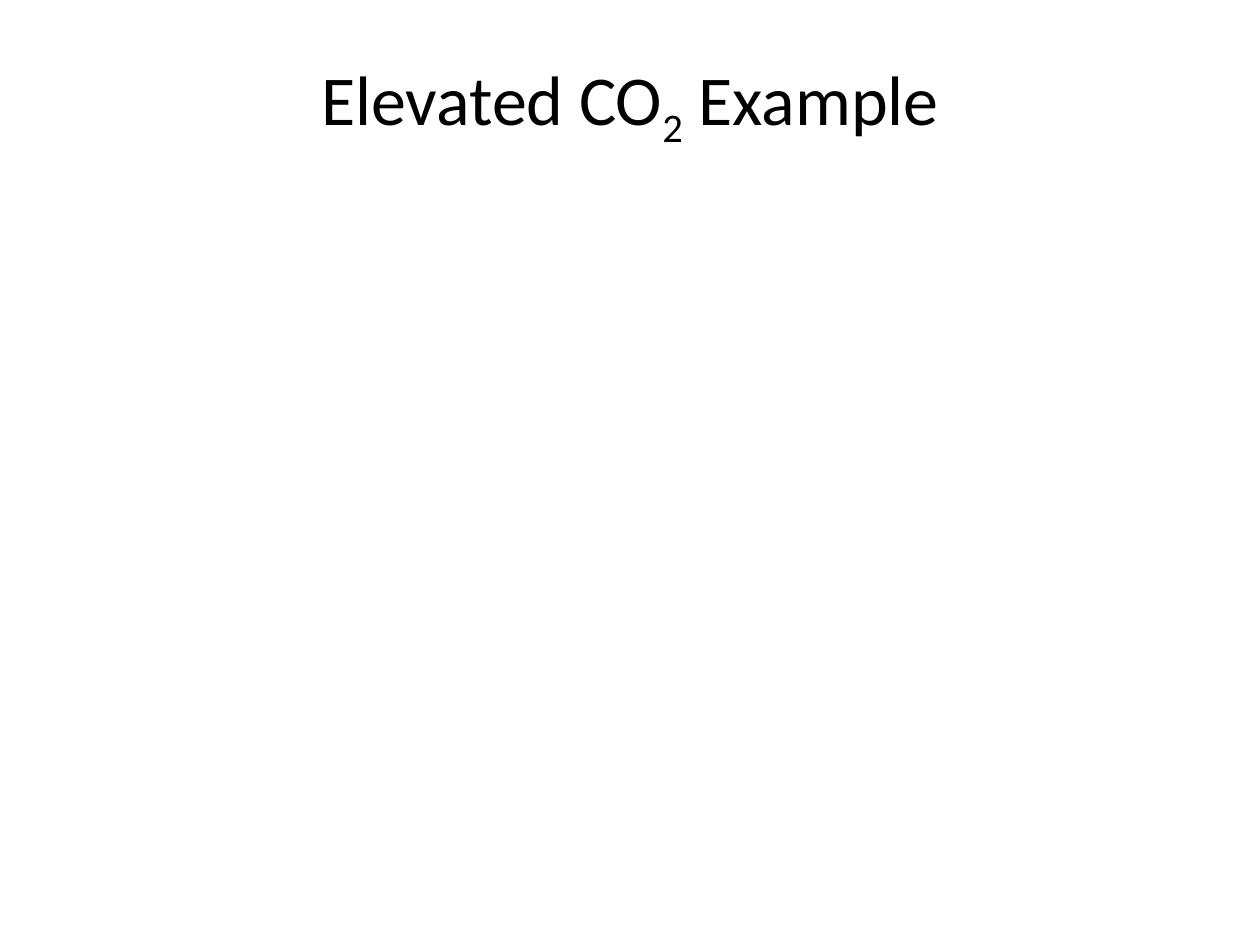
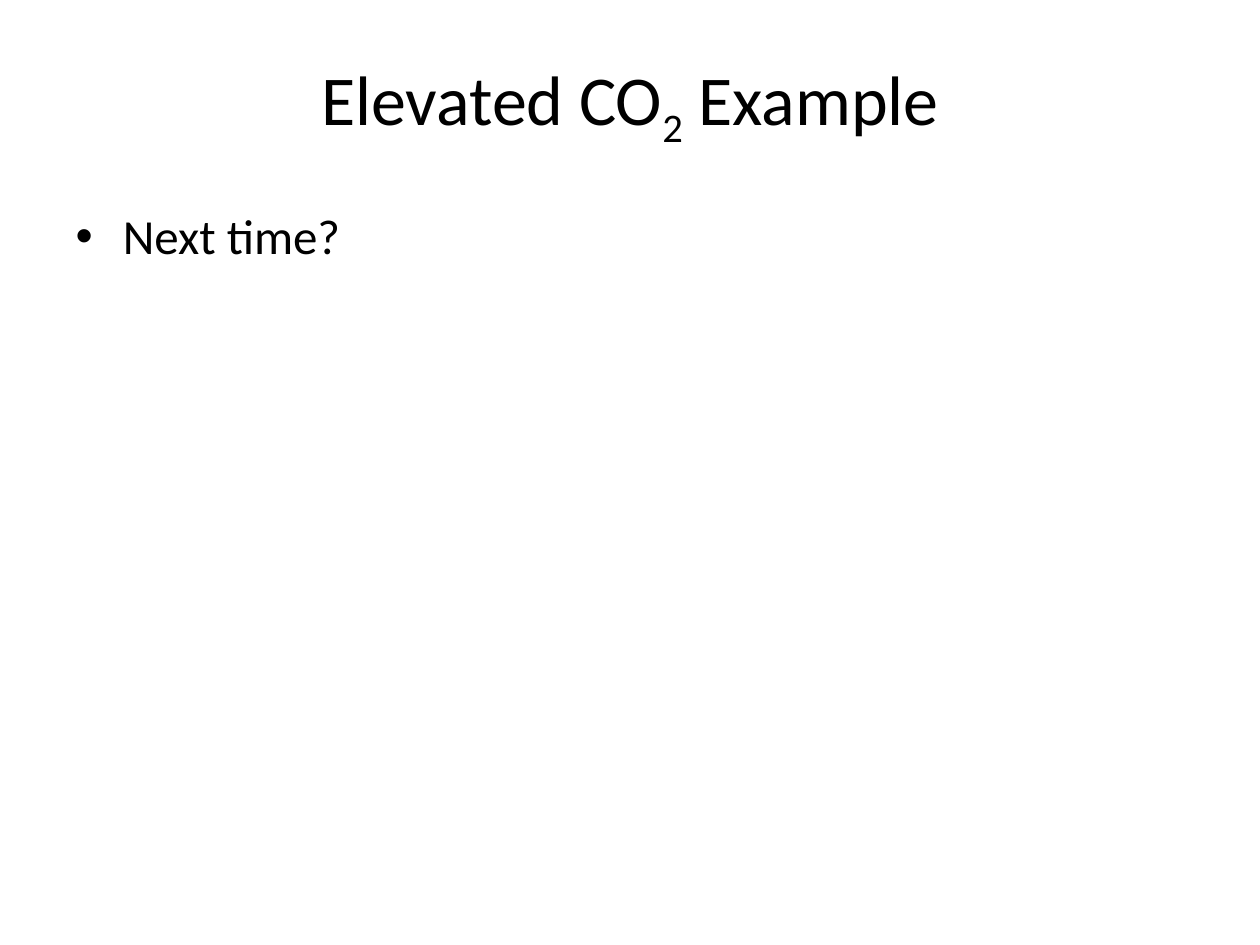
Before and after one commit to cmgienger/6-2WayANOVA, a slide deck: slide 23 of 6-2Way_ANOVA.pptx. Drawn at 1260x945 pixels with LibreOffice and Linux fonts; fonts in the diff are those of the drawing. Boxes give left, top, right and bottom in pixels: in the first picture for what was removed or moved away, otherwise in the second. Text is boxed around its words. In the diff, an @@ line names an element or a change of style, - is before the commit and + after.

```diff
--- a/6-2Way_ANOVA.pptx
+++ b/6-2Way_ANOVA.pptx
@@ text added at (123,220,340,255), 28 pt, text #000000 @@
+• Next time?
```
Also in this commit, not shown: 1 slide added, 1 slide removed, 5 other files.
